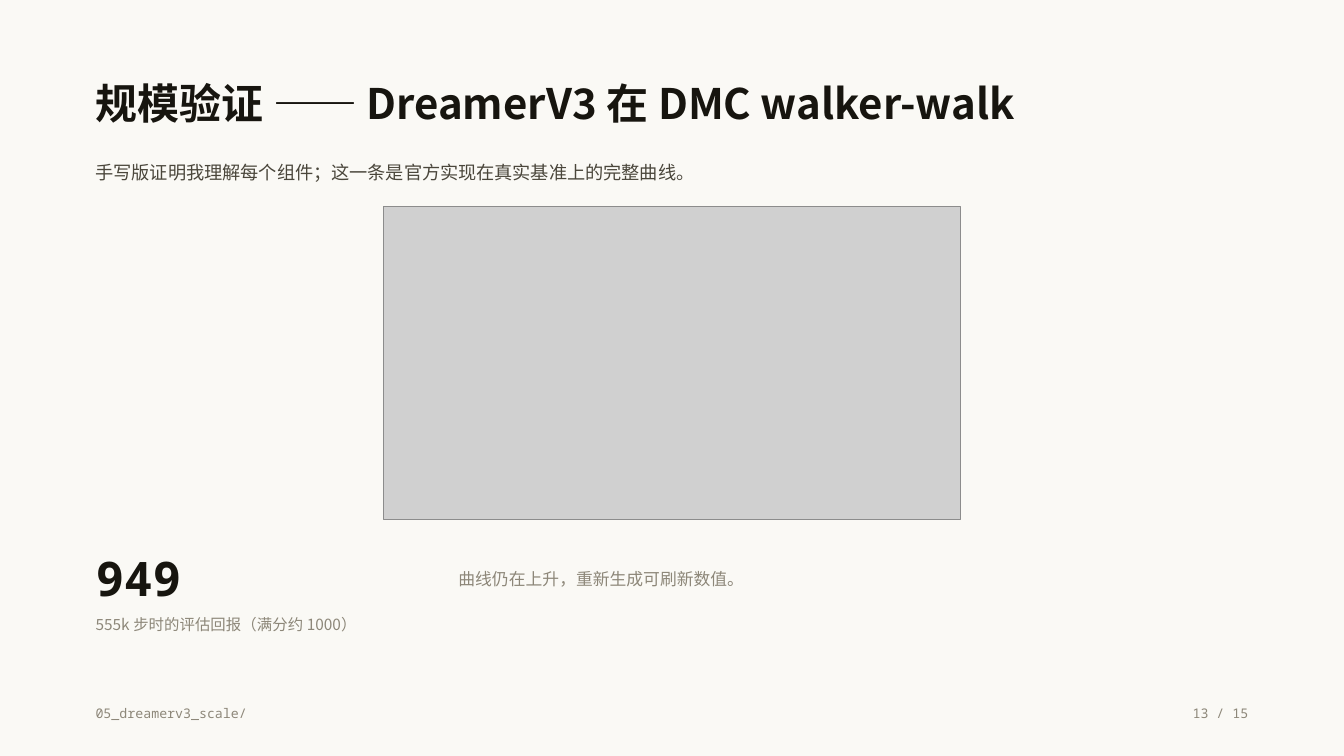
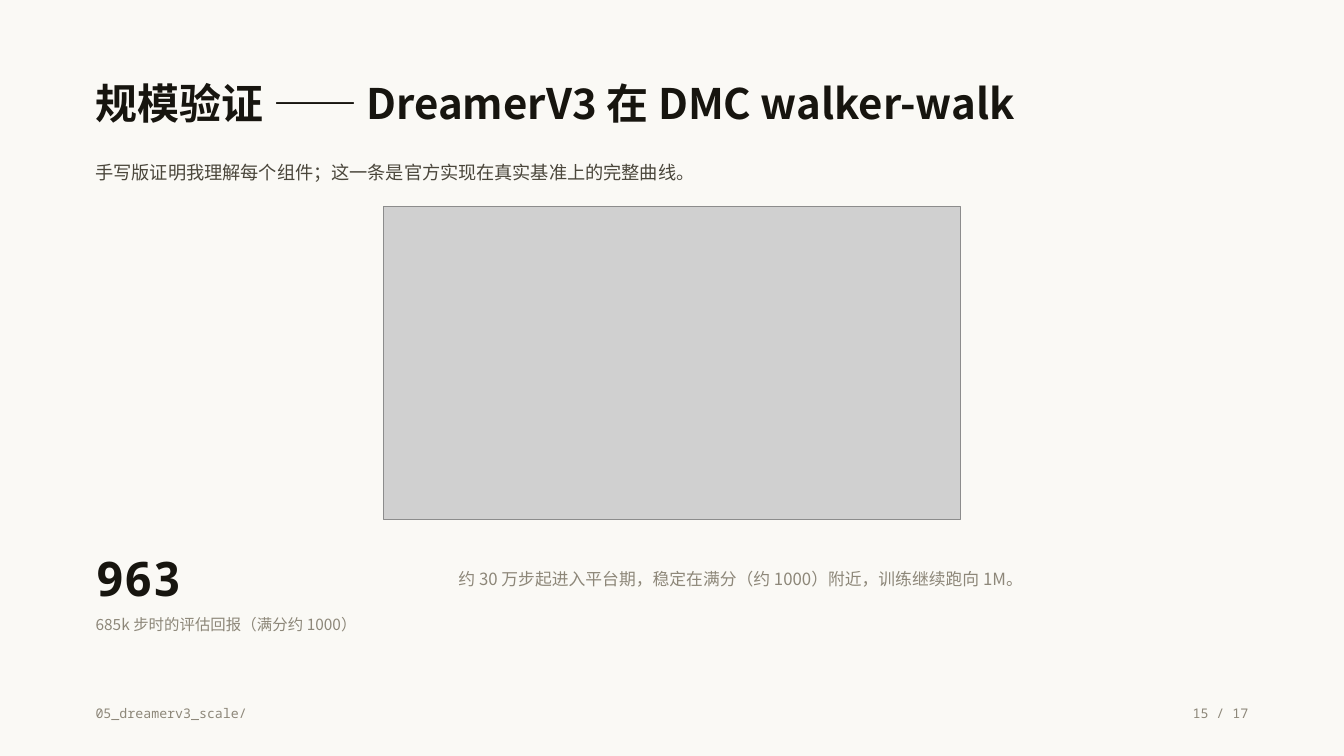
Before and after one commit to ZephyrFinn/world-models-study, a slide deck: slide 15 of slides/世界模型的两条路线.pptx (slide 13 before the commit). Drawn at 1344x756 pixels with LibreOffice and Linux fonts; fonts in the diff are those of the drawing; grey boxes stand for pictures. Boxes give left, top, right and bottom in pixels: in the first picture for what was removed or moved away, otherwise in the second. Text is boxed around its words. In the diff, an @@ line names an element or a change of style, - is before the commit and + after.

```diff
--- a/slides/世界模型的两条路线.pptx
+++ b/slides/世界模型的两条路线.pptx
@@ text at [96, 561, 357, 631]: text changed @@
-949
-555k 步时的评估回报（满分约 1000）
+963
+685k 步时的评估回报（满分约 1000）
@@ text at [458, 571, 1023, 587]: text changed @@
-曲线仍在上升，重新生成可刷新数值。
+约 30 万步起进入平台期，稳定在满分（约 1000）附近，训练继续跑向 1M。
@@ text at [1193, 708, 1248, 718]: text changed @@
-13 / 15
+15 / 17
```
Also in this commit, not shown: 13 other slides changed, 3 slides added, 1 slide removed, 4 other files.
